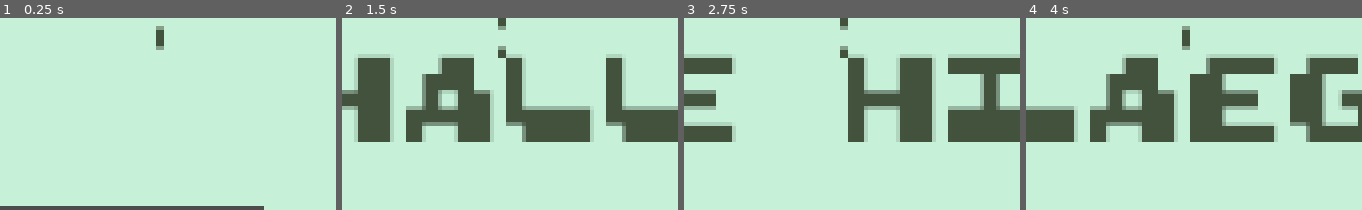
Above: before the commit, frames 1-4 (left to right).
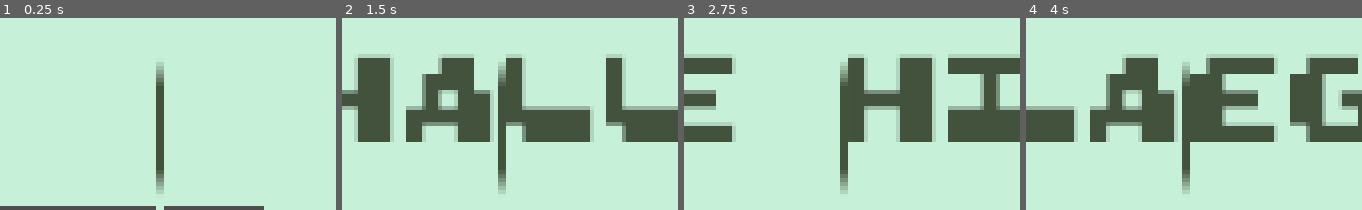
Above: after the commit, the same moments.

Repository: TakacsArtur/CinoRitmo
Game: Godot game, scene res://01/01_01.tscn
Two runs of this game, one before a commit and one after it. Both use one fixed random seed, a clock stepped at 60 frames per second and the inputs below.
Inputs:
- Up to frame 1 (0.25 s): no input
- Up to frame 2 (1.5 s): hold X (botrow) 0.53-1.28 s; tap S (midrow) at 1.35 s
- Up to frame 3 (2.75 s): hold Space (strum) from 2.03 s (still down)
- Up to frame 4 (4 s): release Space (strum) at 2.78 s; tap W (toprow) at 2.85 s; hold X (botrow) from 3.53 s (still down)

The runs differ from the first frame. In frame 1, 2.0% of the frame differs, in the area x 46-49%, y 4-100%; in frame 2, 1.9%; in frame 3, 1.9%; in frame 4, 1.9%.

Commit message:
BigChanges2TheChangening

Diff:
--- a/cinoritmo/01/01_01.tscn
+++ b/cinoritmo/01/01_01.tscn
@@ -187,10 +187,9 @@
 
 [node name="AnimatedSprite2D" type="AnimatedSprite2D" parent="CharacterBody2D"]
 texture_filter = 2
-position = Vector2(-192.75, -1)
-scale = Vector2(2.49996, 1.25)
+position = Vector2(-192.75, 21.5)
+scale = Vector2(2.49996, 6.875)
 sprite_frames = SubResource("SpriteFrames_xh6vn")
-autoplay = "default"
 frame_progress = 0.220111
 speed_scale = 0.5
 
